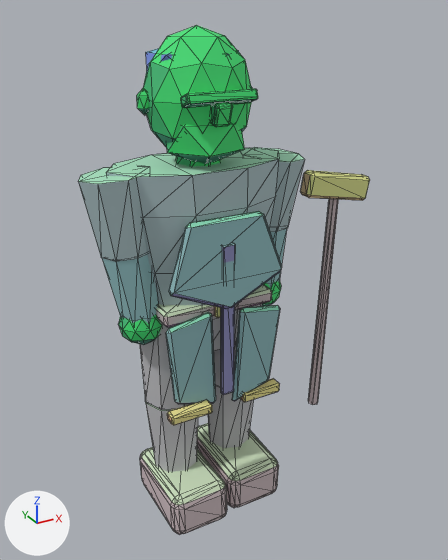
Renders of the glTF model assets/exports/npc/npc_laborer_v01.glb from each side of a commit.
Both versions are drawn from a camera (50 mm lens) standing at (-1.067, -2.149, 2.126) and looking at (0.115, -0.001, 1.052). The lights are fixed; the arrows at lower left show +X, +Y and +Z. The first picture is the older version. Mesh edges are drawn as thin lines. Vertices at exactly the same position are counted once.

Names of what the first picture shows: 'GEO_npc_laborer_v01'.
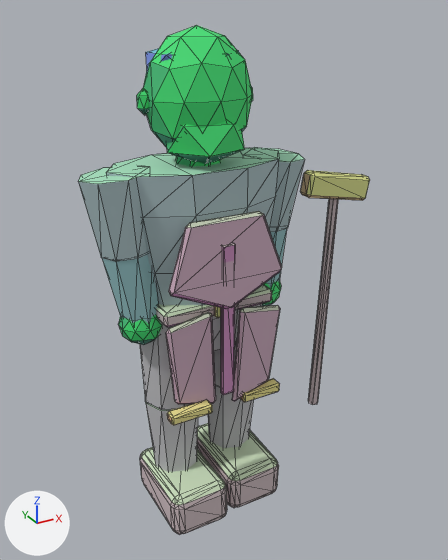
Location of each change, [x1, y1, x2, y2] in pixels of the pictures (448 x 560 px):
```json
{"part": 1, "of": "me_geo_npc_laborer_v01", "change": "deleted", "before": [181, 89, 258, 108], "on screen": "green"}
{"part": 2, "of": "me_geo_npc_laborer_v01", "change": "deleted", "before": [211, 102, 233, 127], "on screen": "green"}
{"part": 3, "of": "me_geo_npc_laborer_v01", "change": "recoloured", "before": [166, 211, 282, 404], "after": [166, 211, 282, 404], "on screen": "cyan to grey"}
```

The change, as JSON lines over the scene's bpy script:
```json
{"block": "me_geo_npc_laborer_v01", "where": "# used by ob_geo_npc_laborer_v01; location = (0.0, 0.0, 0.0)"}
{"op": "remove", "block": "me_geo_npc_laborer_v01", "code": "me_geo_npc_laborer_v01.from_pydata(...)  # 954 vertices, 1772 faces; spans x -0.48..0.85, y -0.29..0.2, z 0.0..2.07"}
{"op": "add", "block": "me_geo_npc_laborer_v01", "code": "me_geo_npc_laborer_v01.from_pydata(...)  # 842 vertices, 1556 faces; spans x -0.48..0.85, y -0.29..0.2, z 0.0..2.07"}
{"block": "me_geo_npc_laborer_v01", "change": "me_geo_npc_laborer_v01 part 1: the loose piece of 56 vertices spanning x -0.14..0.14, y -0.21..-0.15, z 1.81..1.86 is deleted"}
{"block": "me_geo_npc_laborer_v01", "change": "me_geo_npc_laborer_v01 part 2: the loose piece of 56 vertices spanning x -0.03..0.03, y -0.22..-0.15, z 1.74..1.83 is deleted"}
{"block": "me_geo_npc_laborer_v01", "change": "me_geo_npc_laborer_v01 part 3: 188 kept faces spanning x -0.25..0.25, y -0.26..-0.17, z 0.59..1.42 get new vertex colours"}
```
